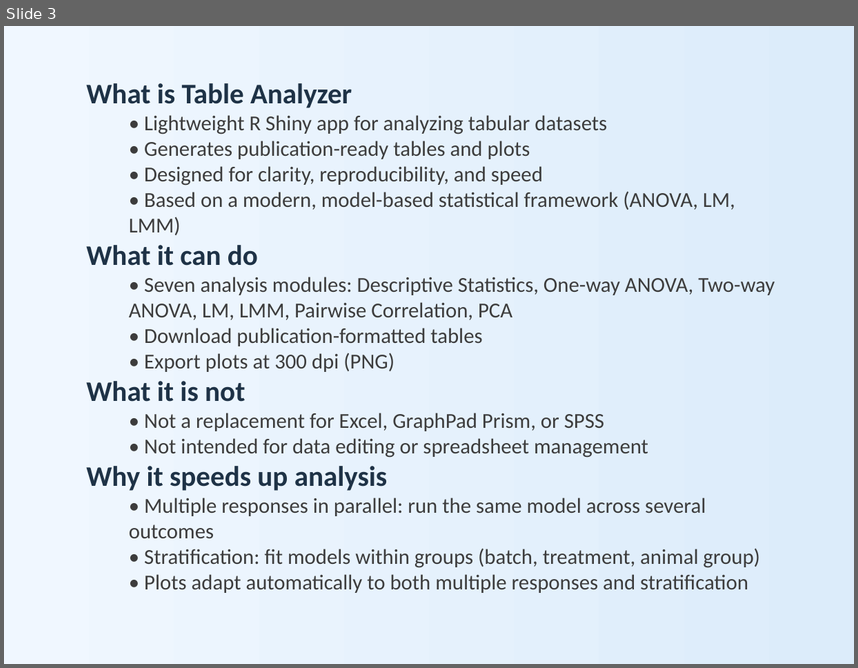
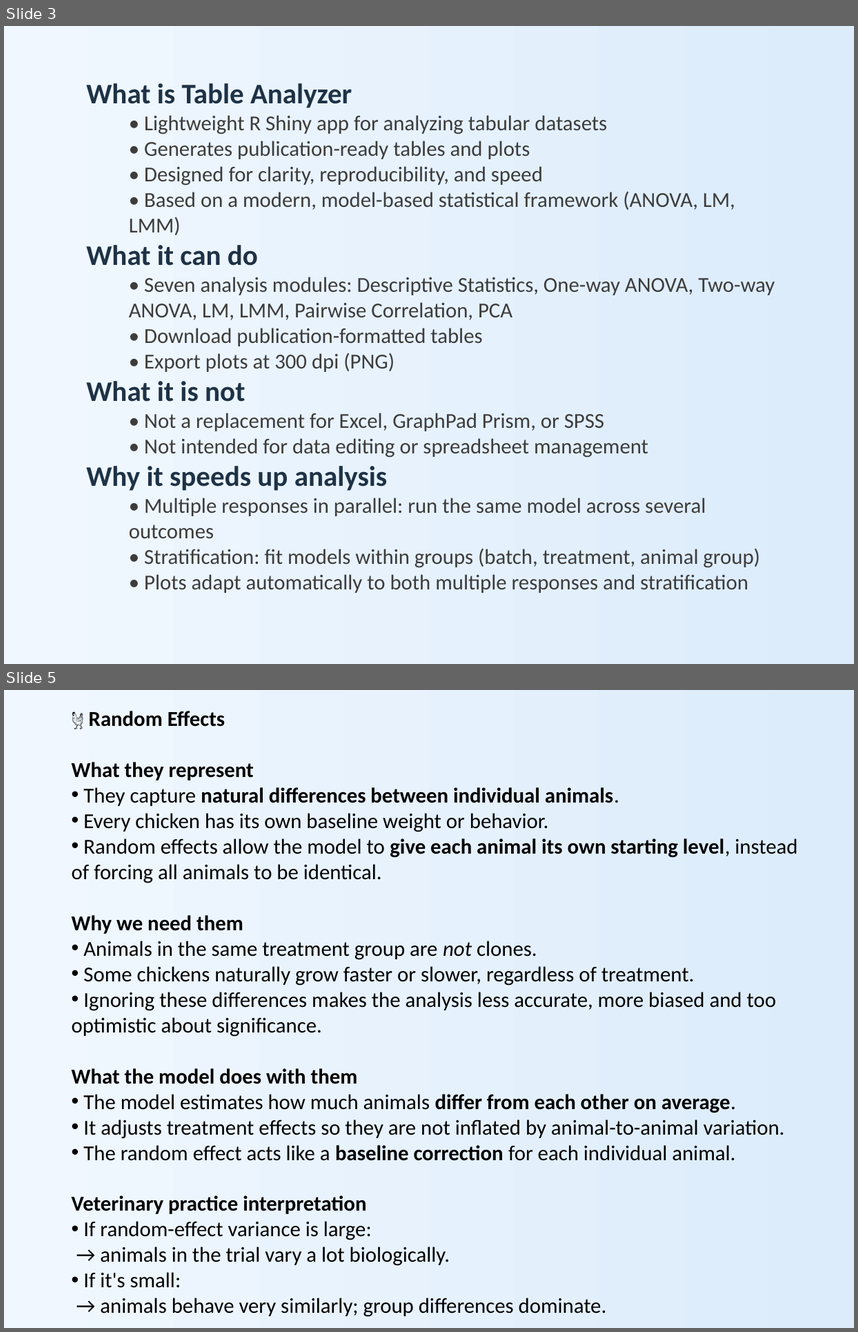
Before and after one commit to nicola-palmieri/TableAnalyzer, a slide deck: presentations/Table_Analyzer_Overview.pptx. Shown one above the other, each under a label of ours: slide 3 before the commit, slides 3 and 5 after it; the slides between them are not shown. The pictures are 858x668 and 858x1332 pixels, drawn with LibreOffice and Linux fonts; fonts in the diff are those of the drawing. Boxes give left, top, right and bottom in pixels: in the first picture for what was removed or moved away, otherwise in the second. Text is boxed around its words. In the diff, an @@ line names an element or a change of style, - is before the commit and + after.

```diff
--- a/presentations/Table_Analyzer_Overview.pptx
+++ b/presentations/Table_Analyzer_Overview.pptx
@@ slide 5 added at (x1=4, y1=690, x2=854, y2=1328), background gradient #F0F7FF to #DCECFA @@
@@ text added at (x1=72, y1=711, x2=797, y2=1317), 18 pt, text #000000 @@
+🐔 Random Effects
+What they represent
+• They capture natural differences between individual animals.
+• Every chicken has its own baseline weight or behavior.
+• Random effects allow the model to give each animal its own starting level, instead of forcing all animals to be identical.
+Why we need them
+• Animals in the same treatment group are not clones.
+• Some chickens naturally grow faster or slower, regardless of treatment.
+• Ignoring these differences makes the analysis less accurate, more biased and too optimistic about significance.
+What the model does with them
+• The model estimates how much animals differ from each other on average.
+• It adjusts treatment effects so they are not inflated by animal-to-animal variation.
+• The random effect acts like a baseline correction for each individual animal.
+Veterinary practice interpretation
+• If random-effect variance is large:
+  → animals in the trial vary a lot biologically.
+• If it's small:
+  → animals behave very similarly; group differences dominate.
```
Also in this commit, not shown: 3 other slides added, 2 other files.
